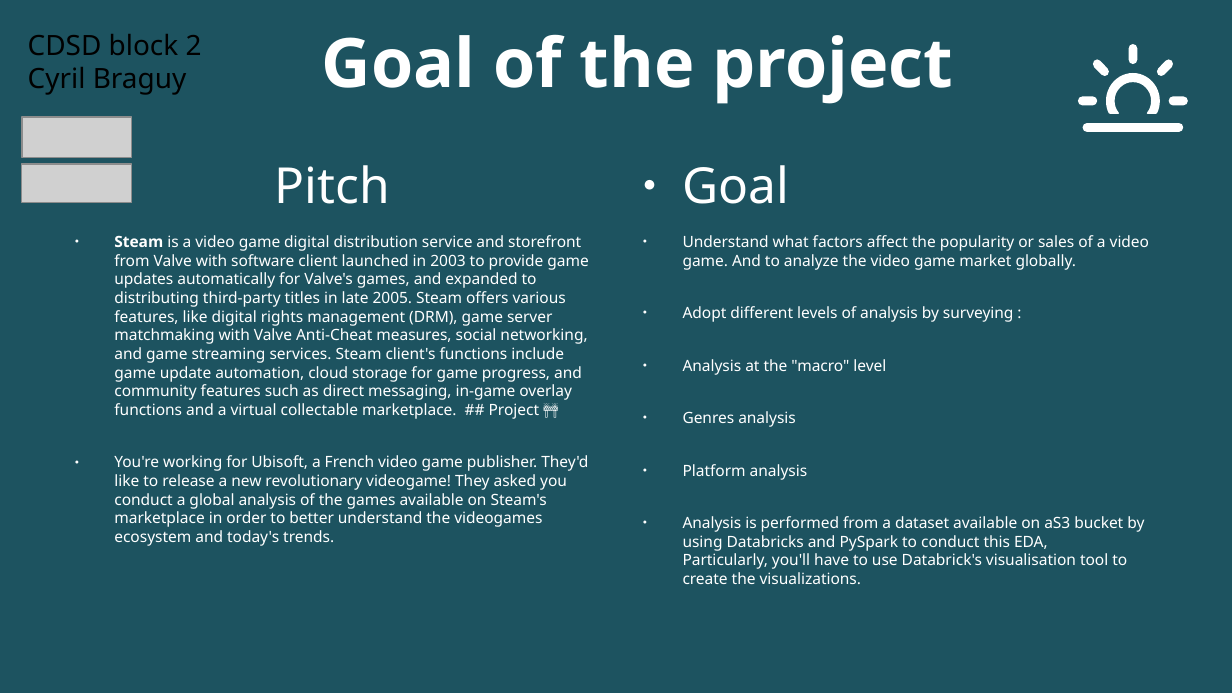
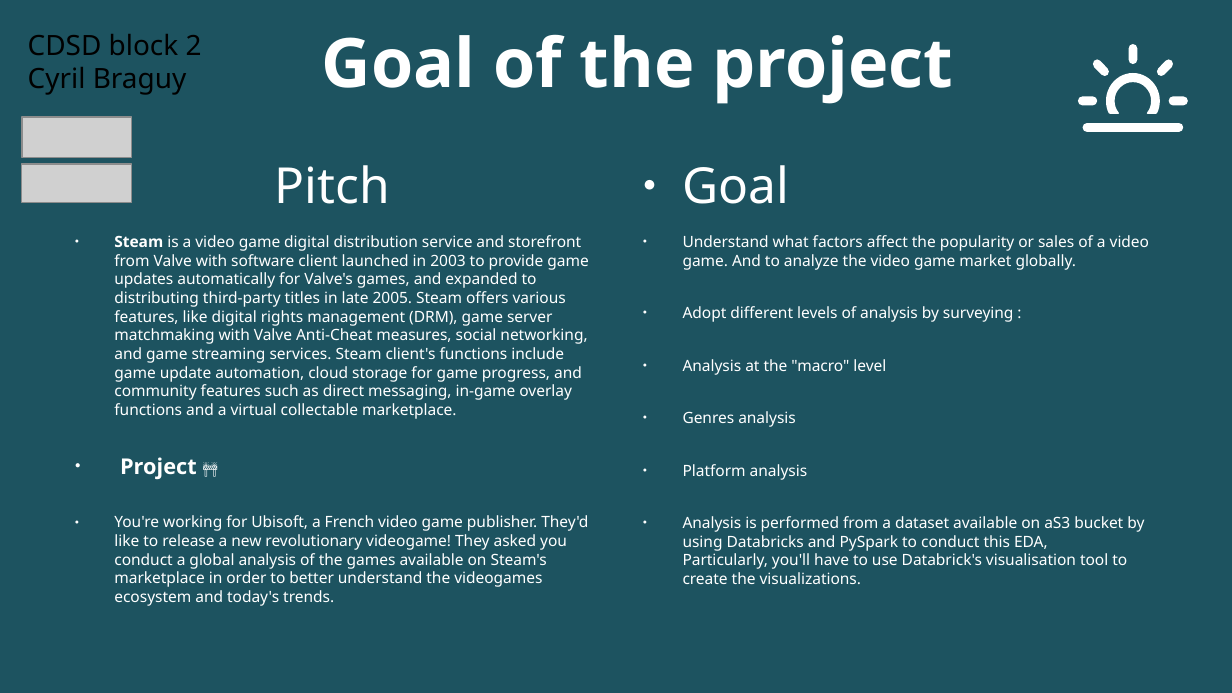
Before and after one commit to cyrilbraguy/Bl2_Steam, a slide deck: slide 2 of doc/Steam_presentation_Braguy.odp. Drawn at 1232x693 pixels with LibreOffice and Linux fonts; fonts in the diff are those of the drawing; grey boxes stand for pictures; background and template pictures are left out; a plain dark background stands for a picture behind light text. Boxes give left, top, right and bottom in pixels: in the first picture for what was removed or moved away, otherwise in the second. Text is boxed around its words. In the diff, an @@ line names an element or a change of style, - is before the commit and + after.

```diff
--- a/doc/Steam_presentation_Braguy.odp
+++ b/doc/Steam_presentation_Braguy.odp
@@ text at box(114, 235, 588, 480): text changed @@
-● Steam is a video game digital distribution service and storefront from Valve with software client launched in 2003 to provide game updates automatically for Valve's games, and expanded to distributing third-party titles in late 2005. Steam offers various features, like digital rights management (DRM), game server matchmaking with Valve Anti-Cheat measures, social networking, and game streaming services. Steam client's functions include game update automation, cloud storage for game progress, and community features such as direct messaging, in-game overlay functions and a virtual collectable marketplace. ## Project 🚧
+● Steam is a video game digital distribution service and storefront from Valve with software client launched in 2003 to provide game updates automatically for Valve's games, and expanded to distributing third-party titles in late 2005. Steam offers various features, like digital rights management (DRM), game server matchmaking with Valve Anti-Cheat measures, social networking, and game streaming services. Steam client's functions include game update automation, cloud storage for game progress, and community features such as direct messaging, in-game overlay functions and a virtual collectable marketplace.
+● Project 🚧
```
Also in this commit, not shown: 9 other slides changed, 2 other files.
